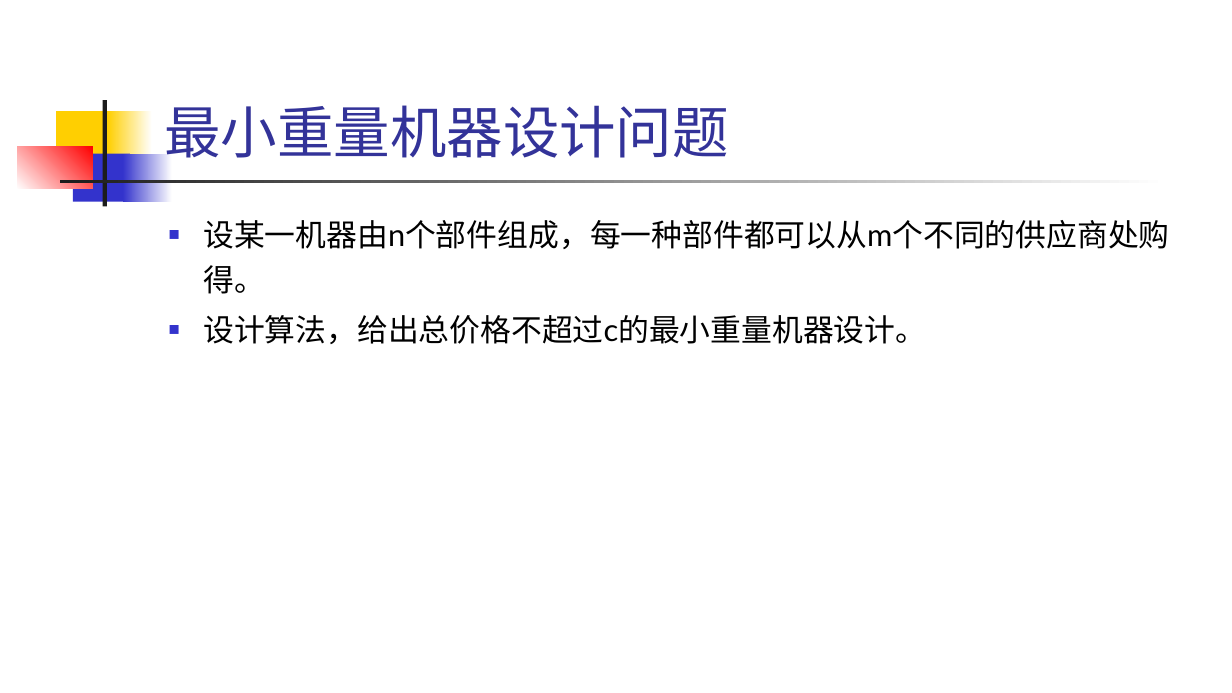
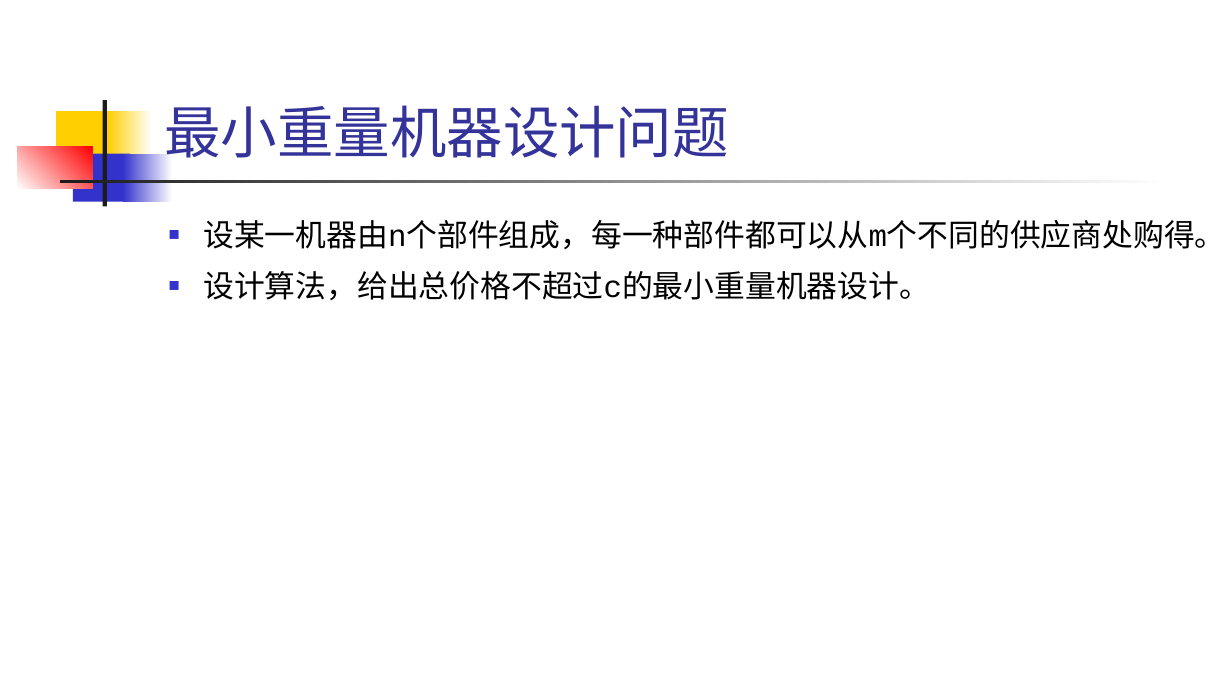
Before and after one commit to TeacherPeng/AlgorithmDesign, a slide deck: slide 44 of 教案/算法设计与分析.习题课.pptx (slide 39 before the commit). Drawn at 1232x693 pixels with LibreOffice and Linux fonts; fonts in the diff are those of the drawing. Boxes give left, top, right and bottom in pixels: in the first picture for what was removed or moved away, otherwise in the second. Text is boxed around its words. In the diff, an @@ line names an element or a change of style, - is before the commit and + after.

```diff
--- a/教案/算法设计与分析.习题课.pptx
+++ b/教案/算法设计与分析.习题课.pptx
@@ text "设某一机器由n个部件组成，每一种部件都可以从m个不同的供应商处购得。" at bbox=[203, 220, 1226, 300]: font Lato to Courier New @@
```
Also in this commit, not shown: 21 other slides changed, 6 slides added, 1 slide removed.
